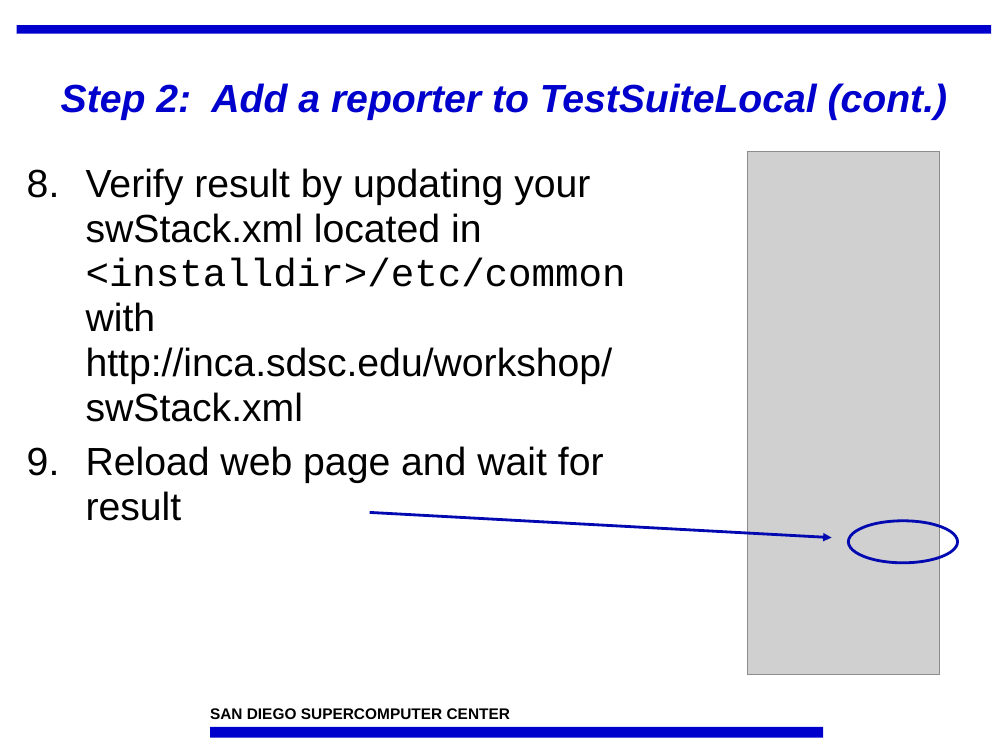
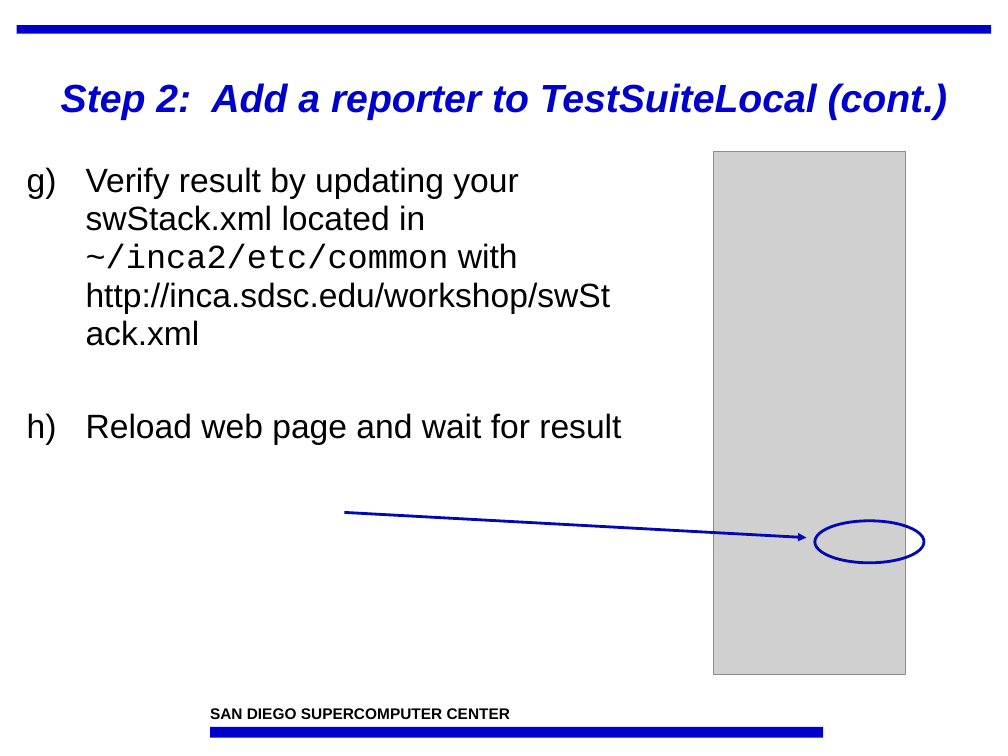
Before and after one commit to IncaProject/inca-xsede, a slide deck: slide 13 of talks/feb-06-workshop/deploy1.ppt (slide 12 before the commit). Drawn at 1008x756 pixels with LibreOffice and Linux fonts; fonts in the diff are those of the drawing; grey boxes stand for pictures; background and template pictures are left out. Boxes give left, top, right and bottom in pixels: in the first picture for what was removed or moved away, otherwise in the second. Text is boxed around its words. In the diff, an @@ line names an element or a change of style, - is before the commit and + after.

```diff
--- a/talks/feb-06-workshop/deploy1.ppt
+++ b/talks/feb-06-workshop/deploy1.ppt
@@ text at (86,167,611,346): text changed; size 28 to 24 pt @@
-8. Verify result by updating your swStack.xml located in <installdir>/etc/common with
-   http://inca.sdsc.edu/workshop/swStack.xml
+g) Verify result by updating your swStack.xml located in ~/inca2/etc/common with
+   http://inca.sdsc.edu/workshop/swStack.xml
@@ picture: place and size @@
-picture at (748,151,939,674)
+picture at (714,151,905,674)
@@ text at (86,413,621,445): size 28 to 24 pt in "Reload web page and wait for result"; bullet 1. to a); less space between paragraphs @@
@@ arrow moved from (370, 512) - (832, 537) to (345, 512) - (806, 537) @@
@@ ellipse: place and size @@
-ellipse at (849,521,958,563)
+ellipse at (814,521,923,563)
```
Also in this commit, not shown: 19 other slides changed, 1 slide added.
